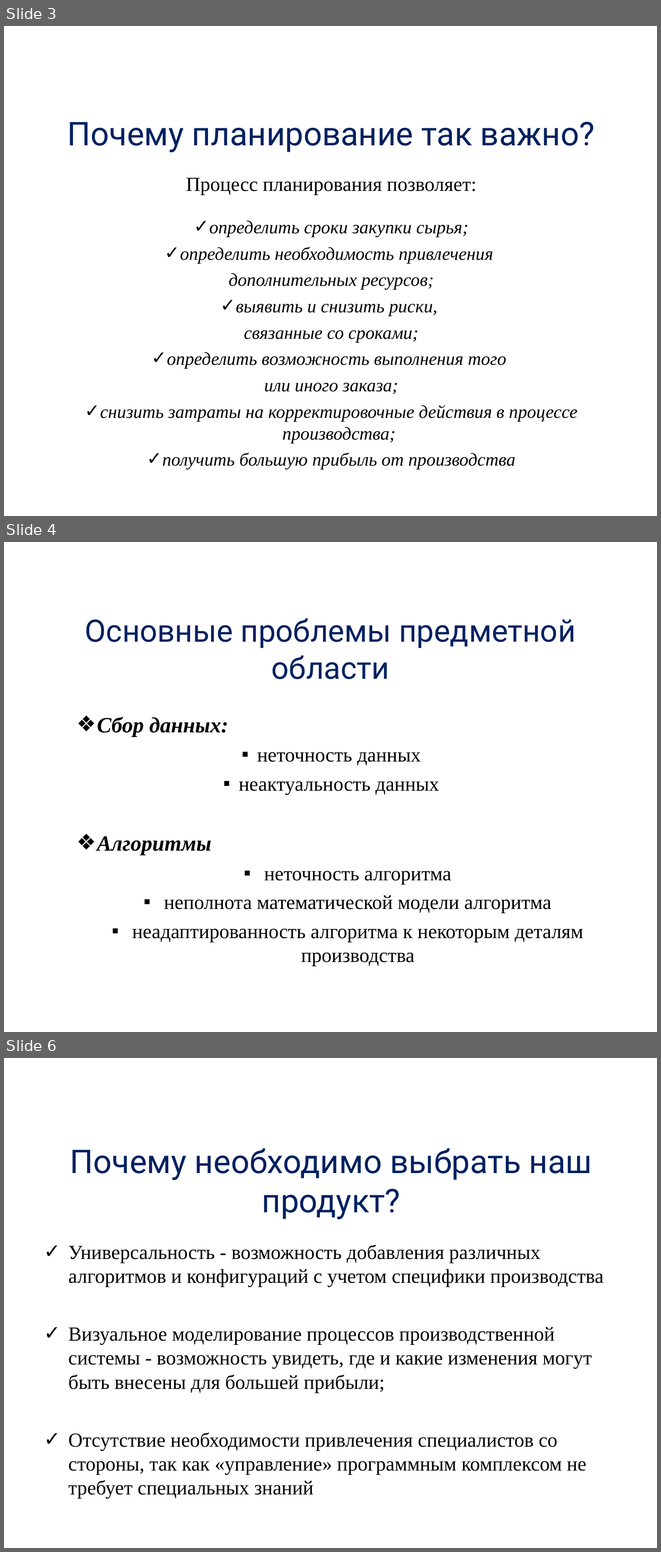
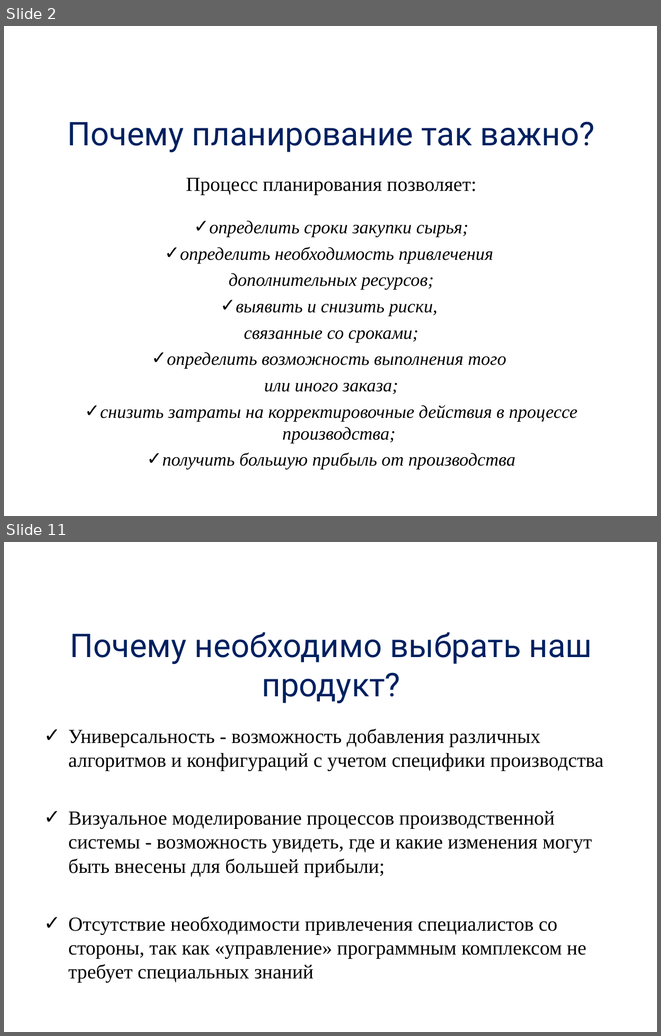
Before and after one commit to alexdegtev/SchedulerTask, a slide deck: Docs/presentation.ppt. Shown one above the other, each under a label of ours: slides 3, 4 and 6 before the commit, slides 2 and 11 after it; the slides between them are not shown. The pictures are 661x1552 and 661x1036 pixels, drawn with LibreOffice and Linux fonts; fonts in the diff are those of the drawing; background and template pictures are left out. Boxes give left, top, right and bottom in pixels: in the first picture for what was removed or moved away, otherwise in the second. Text is boxed around its words. In the diff, an @@ line names an element or a change of style, - is before the commit and + after.

```diff
--- a/Docs/presentation.ppt
+++ b/Docs/presentation.ppt
@@ slide 4 removed at (4,542,657,1032), background picture (left out) @@
@@ title removed at (85,618,576,679) @@
-Основные проблемы предметной области
@@ text removed at (97,716,583,966) @@
-  ❖ Сбор данных:
-▪ неточность данных
-▪ неактуальность данных
-  ❖ Алгоритмы
-  ▪ неточность алгоритма
-  ▪ неполнота математической модели алгоритма
-  ▪ неадаптированность алгоритма к некоторым деталям производства
@@ what was slide 3 is now slide 2 @@
@@ what was slide 6 is now slide 11 @@
```
Also in this commit, not shown: 4 slides changed, 5 slides added, 5 other slides removed.
